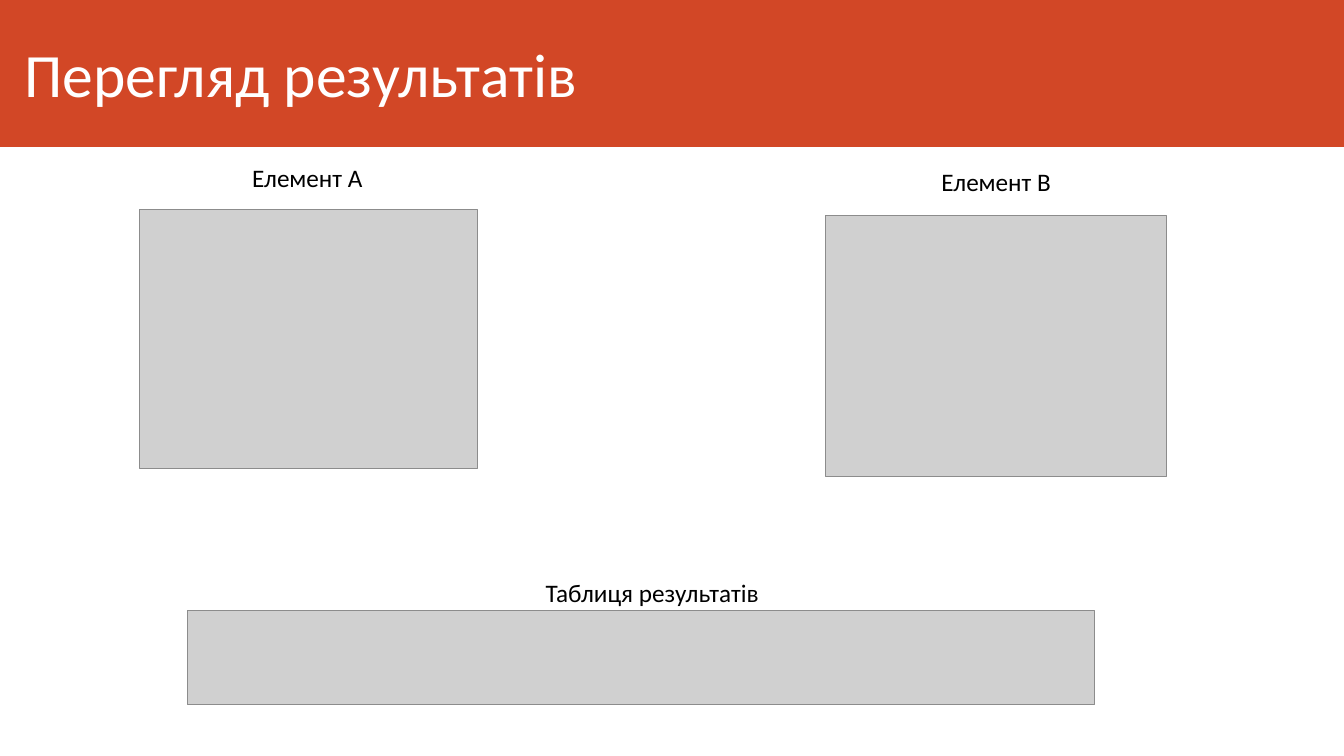
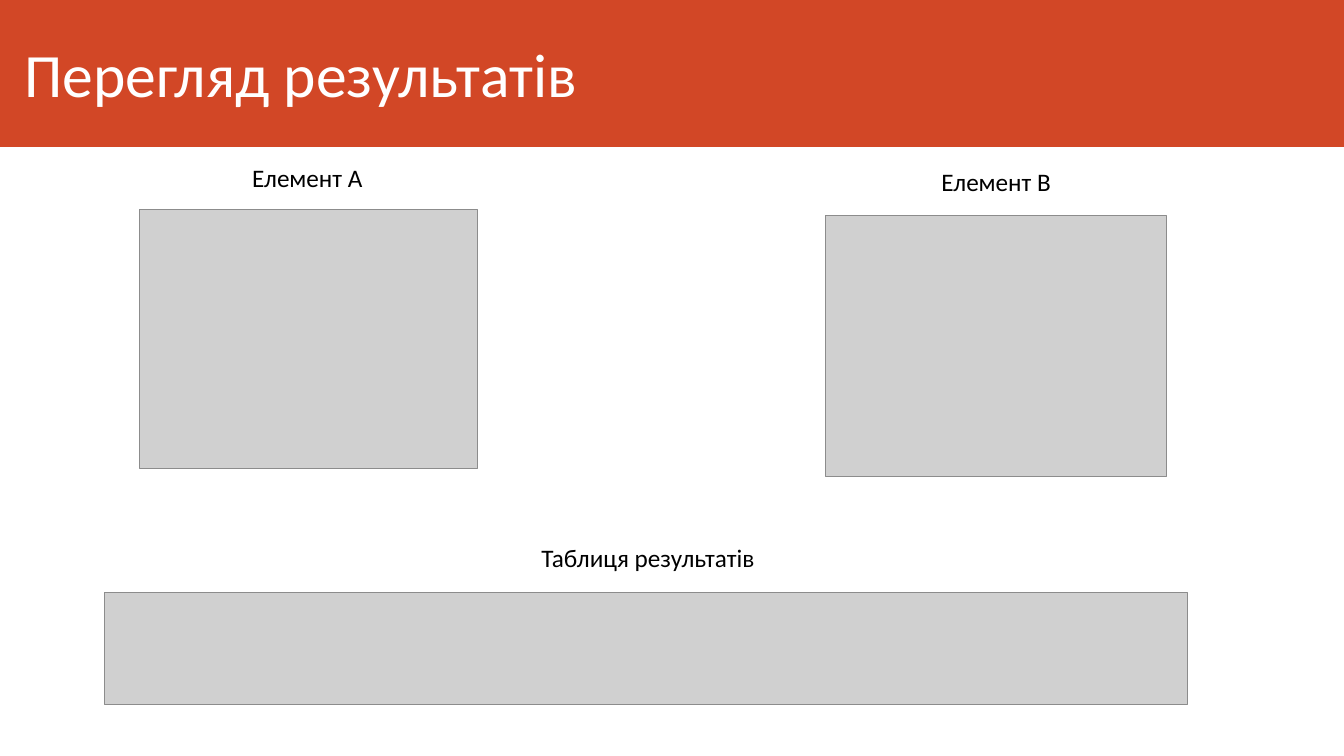
Before and after one commit to oleksandrh/--------6-----, a slide deck: slide 10 of Система AB тестування.pptx (slide 9 before the commit). Drawn at 1344x756 pixels with LibreOffice and Linux fonts; fonts in the diff are those of the drawing; grey boxes stand for pictures. Boxes give left, top, right and bottom in pixels: in the first picture for what was removed or moved away, otherwise in the second. Text is boxed around its words. In the diff, an @@ line names an element or a change of style, - is before the commit and + after.

```diff
--- a/Система AB тестування.pptx
+++ b/Система AB тестування.pptx
@@ text "Таблиця результатів": place and size @@
-text "Таблиця результатів" at [546,584,759,606]
+text "Таблиця результатів" at [541,549,755,571]
@@ picture: place and size @@
-picture at [188,611,1095,706]
+picture at [105,593,1188,706]
```
Also in this commit, not shown: 7 other slides changed, 1 slide added, 3 other files.
